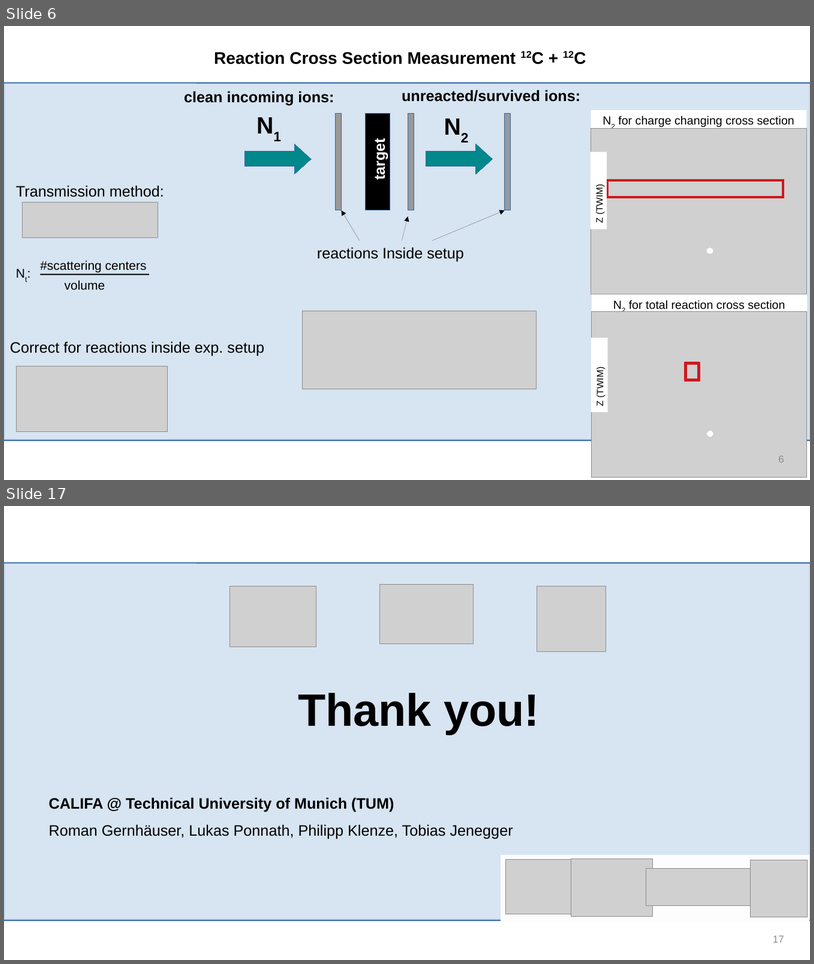
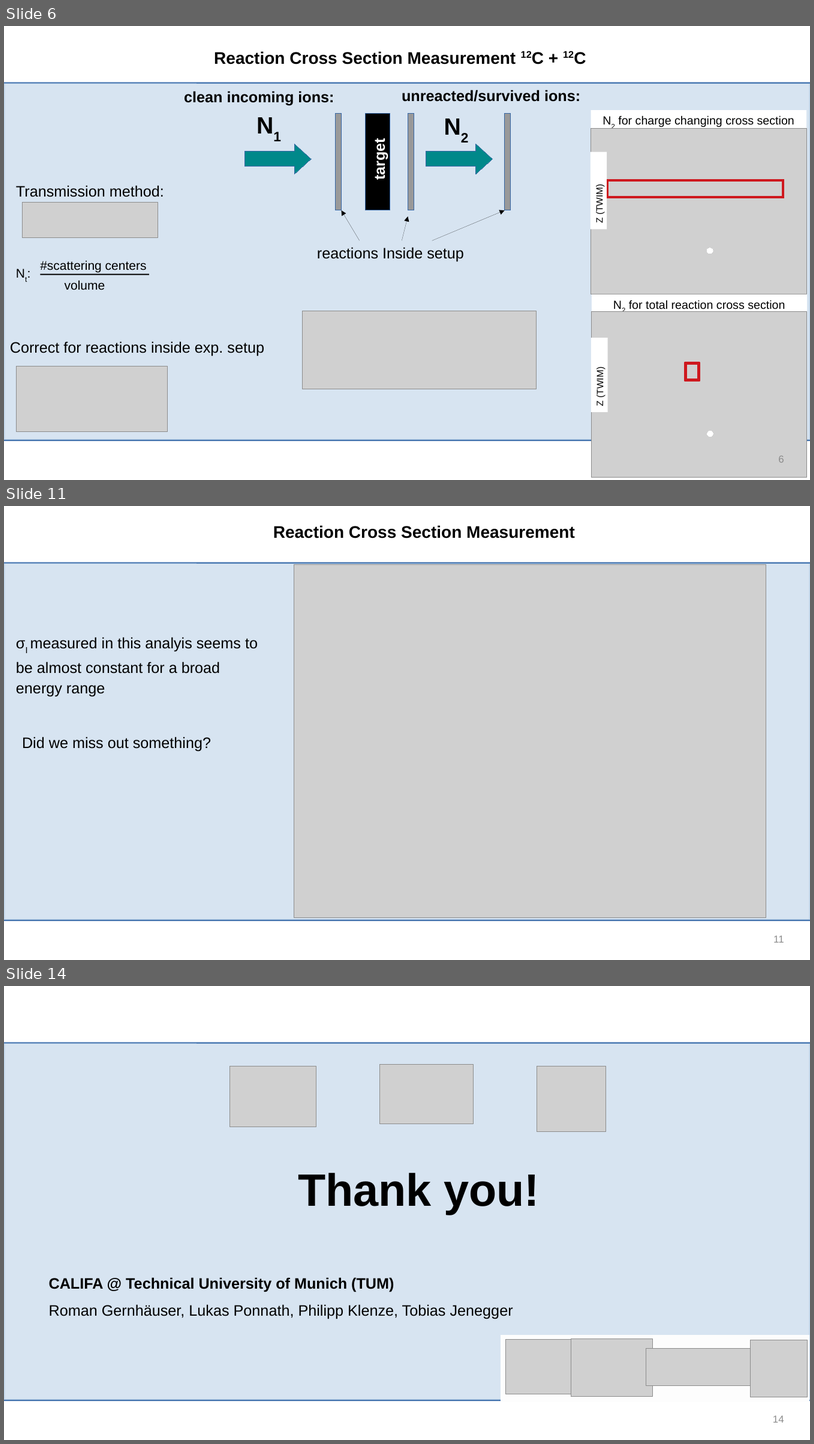
Before and after one commit to jenegger/r3bweek24_gsi, a slide deck: r3bweek_24_gsi.odp. Shown one above the other, each under a label of ours: slides 6 and 17 before the commit, slides 6, 11 and 14 after it; the slides between them are not shown. The pictures are 814x964 and 814x1444 pixels, drawn with LibreOffice and Linux fonts; fonts in the diff are those of the drawing; grey boxes stand for pictures; background and template pictures are left out. Boxes give left, top, right and bottom in pixels: in the first picture for what was removed or moved away, otherwise in the second. Text is boxed around its words. In the diff, an @@ line names an element or a change of style, - is before the commit and + after.

```diff
--- a/r3bweek_24_gsi.odp
+++ b/r3bweek_24_gsi.odp
@@ slide 11 added at [4,506,810,960], background #FFFFFF; not listed: 3 template elements that a slide beside it also shows @@
@@ text added at [273,525,575,538], 20 pt, text #000000, bold @@
+Reaction Cross Section Measurement
@@ picture added at [294,565,766,918] @@
@@ text added at [16,637,258,697], 18 pt, text #000000 @@
+σI measured in this analyis seems to be almost constant for a broad energy range
@@ text added at [22,736,211,751], 18 pt, text #000000 @@
+Did we miss out something?
@@ page number added at [774,935,784,942], 12 pt, text #8B8B8B @@
+11
@@ what was slide 17 is now slide 14 @@
@@ page number at [773,1415,785,1422]: text changed @@
-17
+14
```
Also in this commit, not shown: 5 slides changed, 4 other slides added, 2 slides removed, 14 other files.
